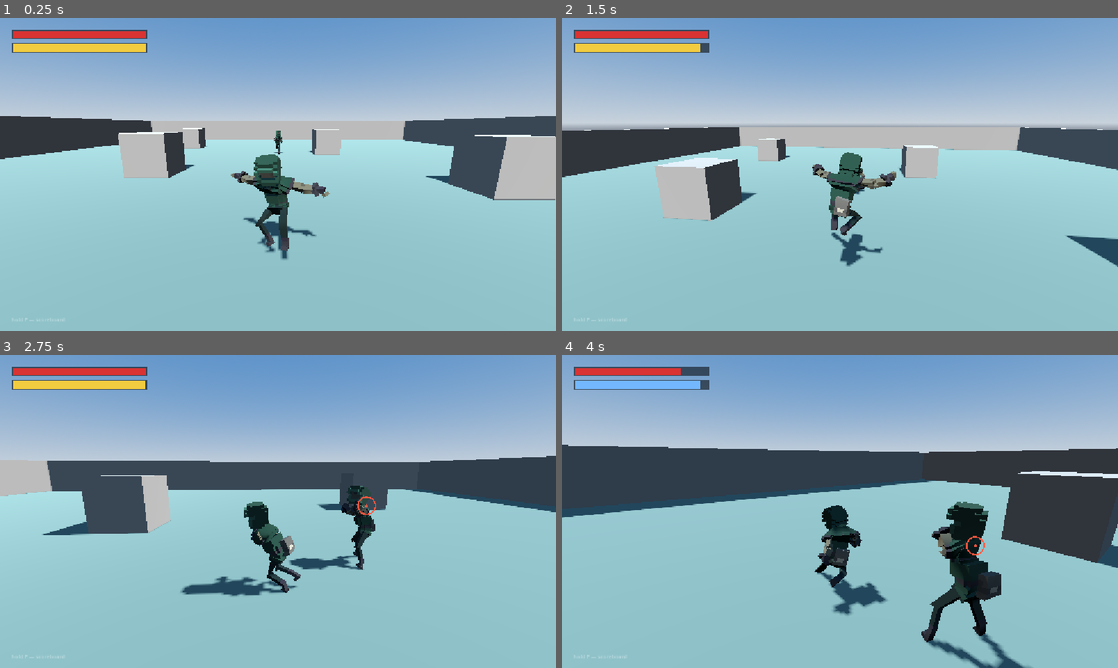
Above: before the commit, frames 1-4 (two rows, left to right).
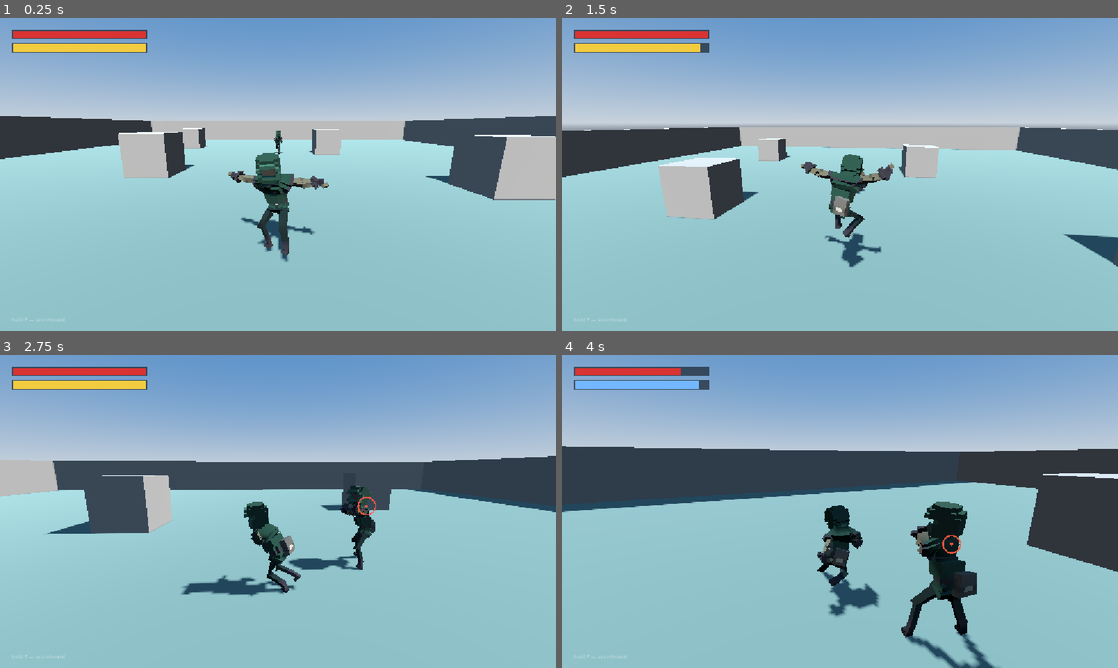
Above: after the commit, the same moments.

Repository: therealssorw/astria
Game: Godot game, scene res://scenes/main.tscn
The game is run twice, just before and just after one commit, with the same random seed, the same clock (stepped at 60 frames per second) and the same inputs. This scene is started directly instead of the project's main scene. A sky picture missing from this copy of the repository is replaced by a grey-blue gradient. Sound files missing from this copy of the repository are replaced by a short silence.
Inputs (mouse positions are in pixels of both pictures, inside the frame that each line leads up to):
- Up to frame 1 (0.25 s): no input
- Up to frame 2 (1.5 s): tap Enter (ui_accept) at 0.5 s; move the mouse to (867, 174) at 0.52 s; hold Right mouse button (block) 0.53-1.28 s; hold W (move_forward) from 0.53 s (still down); click (867, 174) at 0.6 s; tap Space (jump) at 0.77 s; move the mouse to (812, 174) at 1.27 s; right-click (812, 174) at 1.35 s
- Up to frame 3 (2.75 s): keep holding W (move_forward); tap Space (jump) at 1.52 s; tap Shift (sprint) at 1.55 s; move the mouse to (289, 505) at 2.02 s; hold Shift (sprint) from 2.03 s (still down); click (289, 505) at 2.3 s
- Up to frame 4 (4 s): keep holding W (move_forward); move the mouse to (834, 517) at 2.77 s; release Shift (sprint) at 2.78 s; click (834, 517) at 2.85 s; tap Space (jump) at 3.02, 3.77 s; right-click (834, 517) at 3.05 s; move the mouse to (878, 514) at 3.52 s; hold Right mouse button (block) from 3.53 s (still down); tap Shift (sprint) at 3.8 s

The runs differ from the first frame. In frame 1, 1.1% of the frame differs, in the area x 41-60%, y 43-78%; in frame 2, 1.7%; in frame 3, 1.1%; in frame 4, 7.6%, in the area x 0-100%, y 8-100%.

Commit message:
Slow the punches down and stop charging for a run
Swings were played at 1.25x the montage rate, which read as flailing; back to
the clip's own pace, and the hit and combo marks follow it since they are
derived from the clip length.

Sprinting no longer touches the stamina meter — not the drain, not the regen
pause, not a minimum to start. Getting somewhere is not what that meter is for.
The drain export stays at 0 rather than being deleted, so putting the run back
on the meter is one number.

Co-Authored-By: Claude Opus 5 <noreply@anthropic.com>

Diff:
--- a/scenes/player.tscn
+++ b/scenes/player.tscn
@@ -18,7 +18,7 @@
 
 [node name="Visual" type="Node3D" parent="."]
 script = ExtResource("2_visual")
-attack_speed_mult = 1.25
+attack_speed_mult = 1.0
 
 [node name="CameraRig" type="Node3D" parent="."]
 transform = Transform3D(1, 0, 0, 0, 1, 0, 0, 0, 1, 0, 1.5, 0)
--- a/scripts/entities/player.gd
+++ b/scripts/entities/player.gd
@@ -23,12 +23,15 @@
 ## backpedals are slower than driving forward, so ring position is a choice.
 @export var strafe_speed_mult := 0.85
 @export var back_speed_mult := 0.68
-## Sprint: a flat multiplier on the walk, paid for out of the stamina meter, so
-## crossing the island and having a fight draw on the same resource.
+## Sprint: a flat multiplier on the walk. Free by design — getting somewhere is
+## not what the stamina meter is for, and arriving at a fight already spent made
+## every approach a decision about walking slowly.
 @export var sprint_speed_mult := 1.5
-@export var sprint_stamina_drain := 12.0 # per second held
-## Stamina needed to break into a run (once running it lasts until empty).
-@export var sprint_min_stamina := 10.0
+## Per second held. 0 = free, which also means the meter keeps regenerating and
+## an empty bar is no bar to running; raise it to put the run back on the meter.
+@export var sprint_stamina_drain := 0.0
+## Stamina needed to break into a run. Only meaningful alongside a drain.
+@export var sprint_min_stamina := 0.0
 ## Gamepad only: push the stick near full forward for this long and the sprint
 ## starts on its own, so a long walk doesn't need a button held down.
 @export var auto_sprint_time := 0.9
@@ -433,7 +436,8 @@
 			and stamina >= block_min_stamina
 	# a run costs the same on the server's copy of the meter as on the owner's,
 	# so a sprint across the island reaches the fight with the stamina it should
-	if net_sprinting and not blocking:
+	# (nothing at all while sprint_stamina_drain is 0 — the run is free)
+	if net_sprinting and not blocking and sprint_stamina_drain > 0.0:
 		stamina = maxf(0.0, stamina - sprint_stamina_drain * delta)
 		_stam_hold = stamina_regen_delay
 		if stamina <= 0.0:
@@ -513,7 +517,7 @@
 	# a sprint claim is only believed if the pawn actually covered more ground
 	# than a walk would — the drain below is charged off the server's own
 	# measurement, never off the client saying "I'm running"
-	net_sprinting = sprint_flag and stamina > 0.0 \
+	net_sprinting = sprint_flag \
 			and Vector2(dv.x, dv.z).length() > walk_speed * dt * 0.9
 	_net_has_state = true
 	return true
@@ -600,8 +604,9 @@
 			_start_ground_slide()
 
 ## Sprint is a straight-line commitment: forward input, on the ground, guard
-## down, no swing, and stamina in the meter. It ends the moment any of those
-## goes — the drain itself is what eventually stops it.
+## down, no swing. It ends the moment any of those goes. It is free at the
+## current tuning; with a `sprint_stamina_drain` set it also ends on an empty
+## meter.
 func _handle_sprint(delta: float) -> void:
 	if not _can_sprint():
 		sprinting = false
@@ -616,8 +621,8 @@
 	var want := Input.is_action_pressed("sprint") or _auto_sprint_hold >= auto_sprint_time
 	# breaking into a run needs a bit in the bank; keeping one only needs a drop
 	sprinting = want and (sprinting or stamina >= sprint_min_stamina)
-	if not sprinting:
-		return
+	if not sprinting or sprint_stamina_drain <= 0.0:
+		return # a free run must not pause regen either, or it still costs
 	stamina = maxf(0.0, stamina - sprint_stamina_drain * delta)
 	_stam_hold = stamina_regen_delay
 	if stamina <= 0.0:
Not shown, changed: CLAUDE.md
